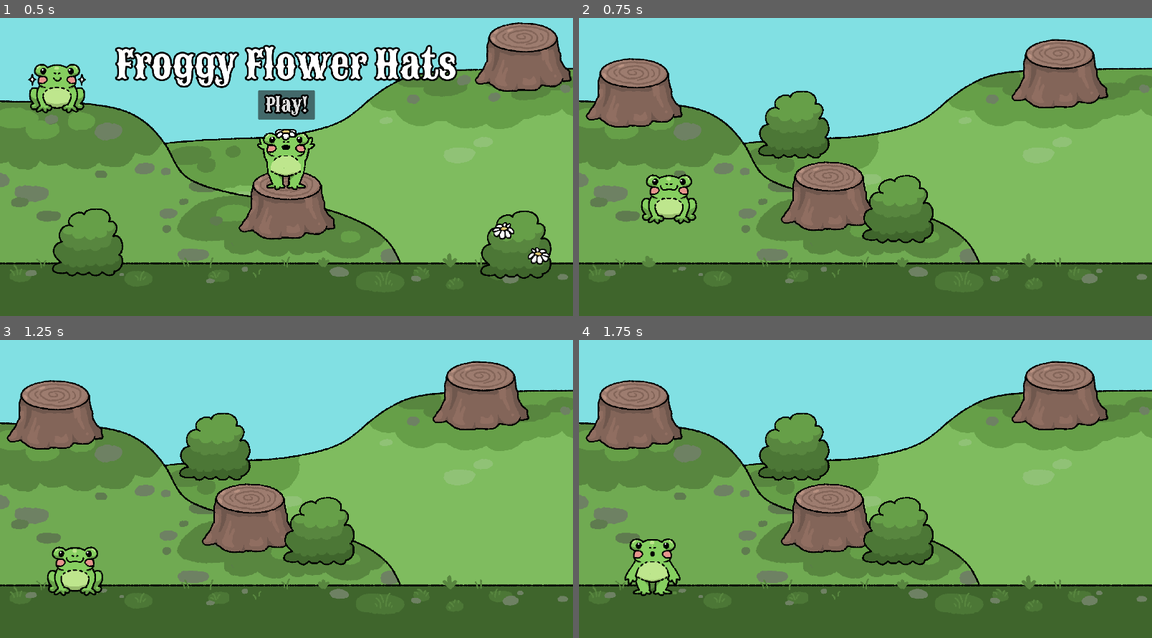
Above: before the commit, frames 1-4 (two rows, left to right).
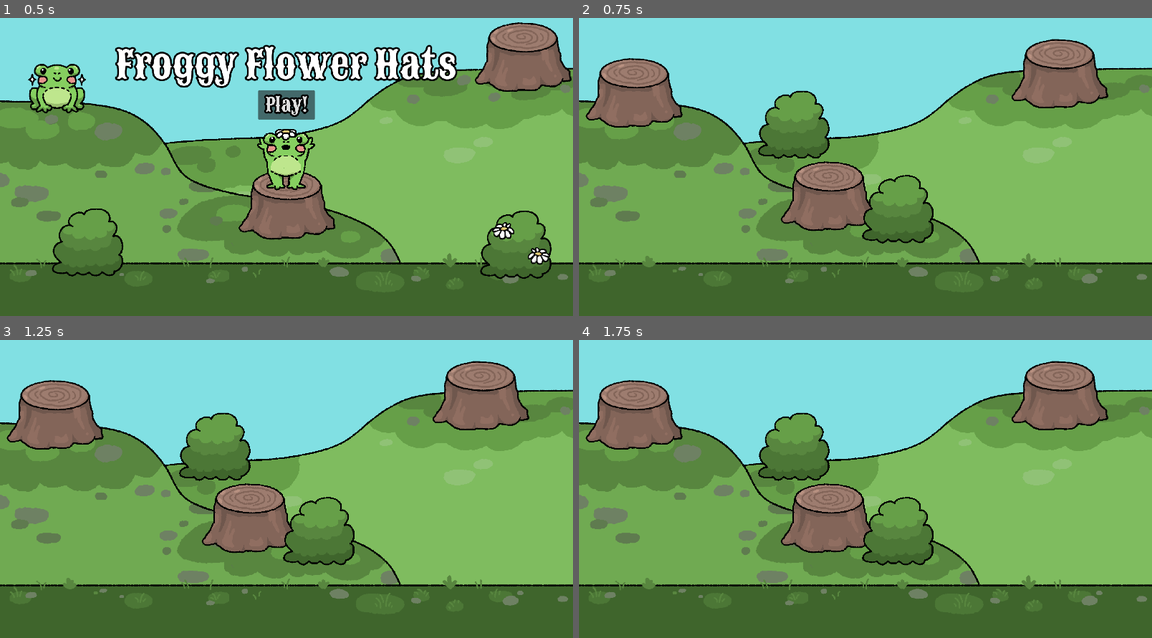
Above: after the commit, the same moments.

Repository: jadicodes/froggy-flower-hats
Game: Godot game, scene res://menu/menu.tscn
Two runs of this game, one before a commit and one after it. Both use one fixed random seed, a clock stepped at 60 frames per second and the inputs below.
Inputs (mouse positions are in pixels of both pictures, inside the frame that each line leads up to):
- Up to frame 1 (0.5 s): no input
- Up to frame 2 (0.75 s): click "Play!" at 0.5 s
- Up to frame 3 (1.25 s): no input
- Up to frame 4 (1.75 s): move the mouse to (653, 566) at 1.27 s; press the mouse at (653, 566) at 1.28 s

Frame 1 is identical in both runs. In frame 2, 1.2% of the frame differs, in the area x 10-21%, y 52-70%; in frame 3, 1.2%; in frame 4, 1.3%, in the area x 7-18%, y 66-87%.

Commit message:
Use raycasts to keep frogs in bounds of screen

Diff:
--- a/frog/frog.gd
+++ b/frog/frog.gd
@@ -22,7 +22,7 @@
 	DONE,
 }
 
-var _possible_times: Array = [2, 3, 5]
+var _possible_times: Array = [1, 2, 3, 5, 8]
 var _gravity = ProjectSettings.get_setting("physics/2d/default_gravity")
 var _direction : int
 var _has_hat : bool = false
@@ -31,10 +31,15 @@
 	set(state):
 		if state == frog_state.WALK:
 			_set_sprite_texture(WALK)
-			_direction = [1, -1].pick_random()
 			set_collision_layer_value(4, false)
 			_change_hat_position(Vector2(-2, -63))
 			_reset_z_index()
+			if $RayCastLeft.is_colliding():
+				print("Collided left")
+				_direction = 1
+			if $RayCastRight.is_colliding():
+				print("Collided right")
+				_direction = -1
 
 		if state == frog_state.IDLE:
 			_set_sprite_texture(IDLE)
@@ -88,10 +93,7 @@
 			$GrabDetector.input_pickable = false
 		else:
 			velocity.y += _gravity * delta
-			if _direction:
-				velocity.x = _direction * SPEED
-			else:
-				velocity.x = move_toward(velocity.x, 0, SPEED)
+			velocity.x = _direction * SPEED
 
 	if _frog_state == frog_state.IDLE:
 		velocity.y += _gravity * delta
--- a/frog/frog.tscn
+++ b/frog/frog.tscn
@@ -42,8 +42,18 @@
 position = Vector2(-1, -86)
 
 [node name="VisibleOnScreenNotifier" type="VisibleOnScreenNotifier2D" parent="."]
-position = Vector2(-3.5, 2.00001)
-scale = Vector2(9.75, 10.2)
+position = Vector2(3, 2.00001)
+scale = Vector2(24.4, 10.2)
+
+[node name="RayCastRight" type="RayCast2D" parent="."]
+target_position = Vector2(594, 2)
+collision_mask = 2
+hit_from_inside = true
+
+[node name="RayCastLeft" type="RayCast2D" parent="."]
+target_position = Vector2(-594, 2)
+collision_mask = 2
+hit_from_inside = true
 
 [connection signal="timeout" from="DecisionTimer" to="." method="_on_decision_timer_timeout"]
 [connection signal="area_entered" from="GrabDetector" to="." method="_on_grab_detector_area_entered"]
--- a/world/world.gd
+++ b/world/world.gd
@@ -4,6 +4,7 @@
 
 var _frog: Frog
 var _current_frogs: int = 0
+var _spawn_locations: Array = [Vector2(-97, 810), Vector2(2018, 809)]
 
 func _ready() -> void:
 	_make_new_frog()
@@ -12,7 +13,7 @@
 func _make_new_frog() -> void:
 	_frog = preload("res://frog/frog.tscn").instantiate()
 	call_deferred("add_child", _frog)
-	_frog.global_position = Vector2(320, 660)
+	_frog.global_position = _spawn_locations.pick_random()
 	_frog._left.connect(_subtract_frog)
 
 
--- a/world/world.tscn
+++ b/world/world.tscn
@@ -60,7 +60,7 @@
 position = Vector2(719, 436)
 
 [node name="FrogSpawnTimer" type="Timer" parent="."]
-wait_time = 5.0
+wait_time = 6.0
 autostart = true
 
 [node name="Walls" type="StaticBody2D" parent="."]
@@ -68,11 +68,11 @@
 collision_mask = 0
 
 [node name="CollisionShape2D" type="CollisionShape2D" parent="Walls"]
-position = Vector2(-95, 467.5)
+position = Vector2(-290, 468)
 shape = SubResource("RectangleShape2D_cjgjx")
 
 [node name="CollisionShape2D2" type="CollisionShape2D" parent="Walls"]
-position = Vector2(2014, 447)
+position = Vector2(2208, 469)
 shape = SubResource("RectangleShape2D_cjgjx")
 
 [connection signal="entered" from="Stump" to="." method="_on_stump_entered"]
